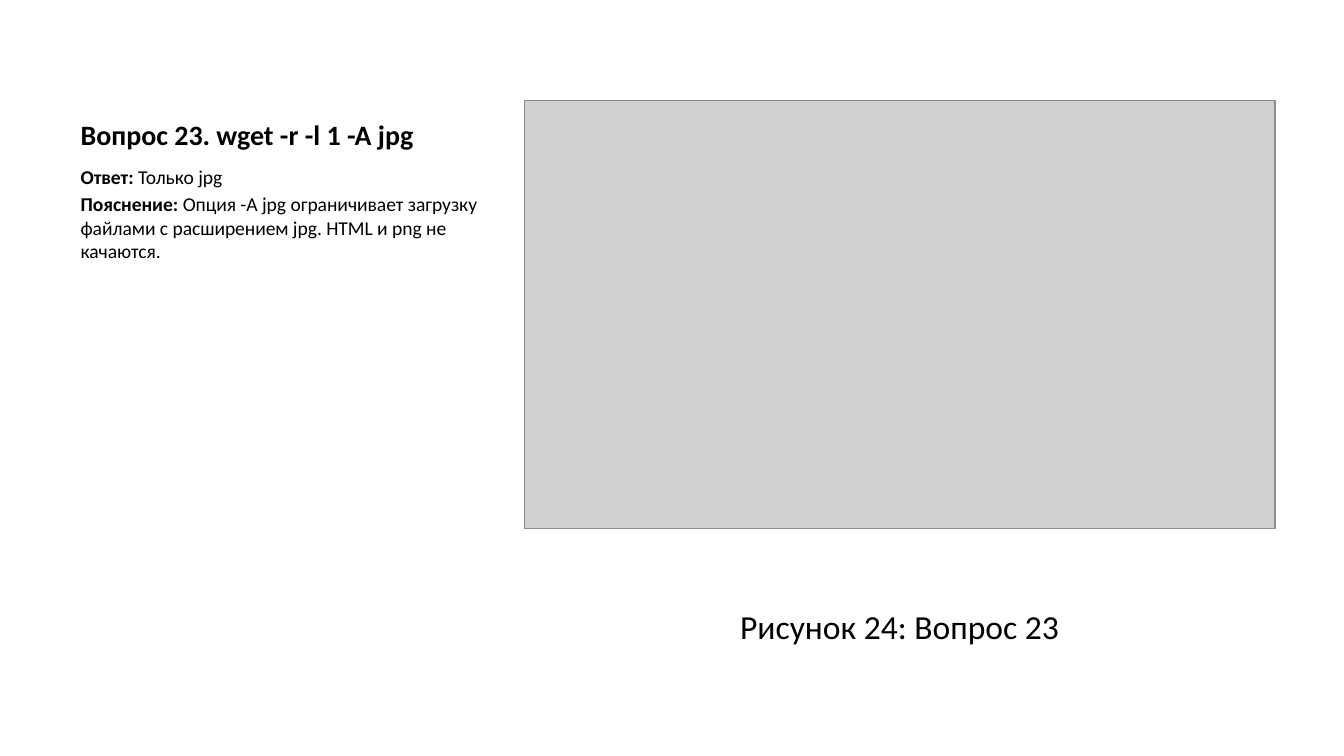
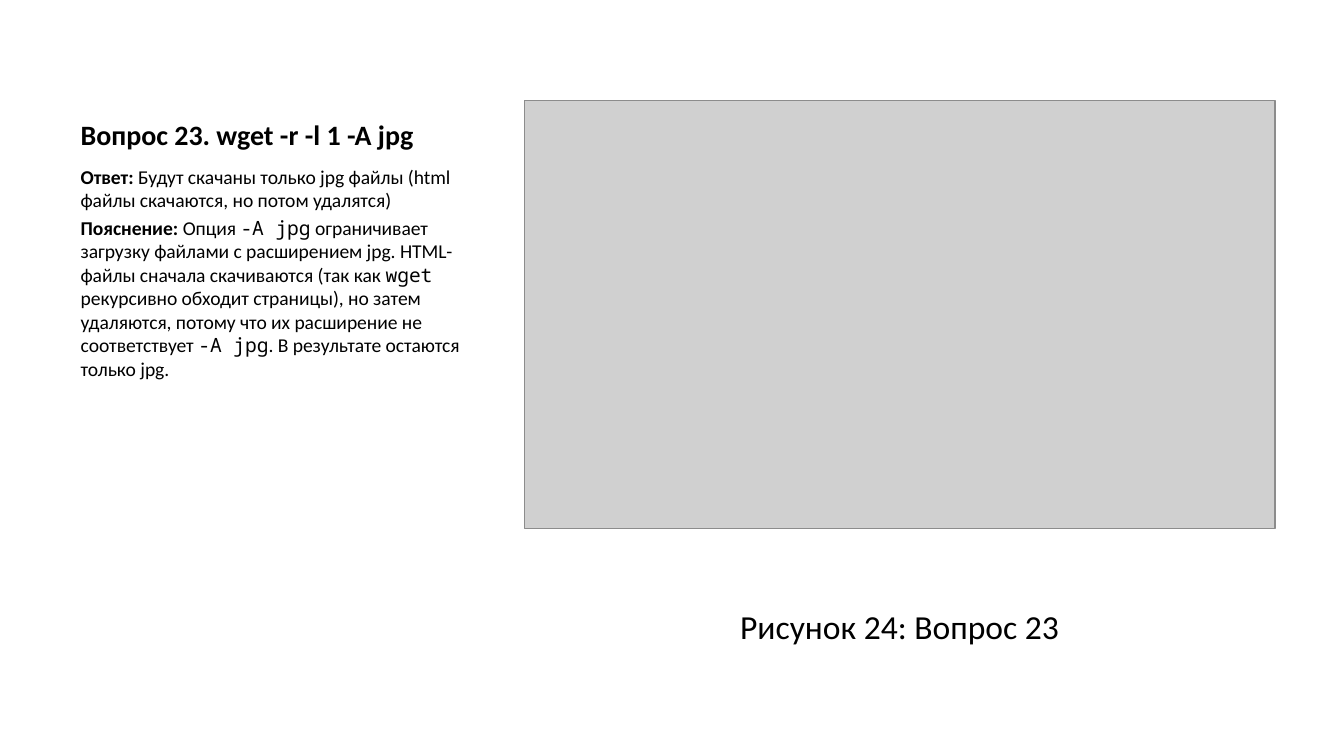
Before and after one commit to asivanova1/stepik-linux-course, a slide deck: slide 36 of stepik/razdel/01/presentation/output/presentation_stepik_1.pptx. Drawn at 1344x756 pixels with LibreOffice and Linux fonts; fonts in the diff are those of the drawing; grey boxes stand for pictures. Boxes give left, top, right and bottom in pixels: in the first picture for what was removed or moved away, otherwise in the second. Text is boxed around its words. In the diff, an @@ line names an element or a change of style, - is before the commit and + after.

```diff
--- a/stepik/razdel/01/presentation/output/presentation_stepik_1.pptx
+++ b/stepik/razdel/01/presentation/output/presentation_stepik_1.pptx
@@ text at [81, 170, 460, 380]: text changed @@
-Ответ: Только jpg
-Пояснение: Опция -A jpg ограничивает загрузку файлами с расширением jpg. HTML и png не качаются.
+Ответ: Будут скачаны только jpg файлы (html файлы скачаются, но потом удалятся)
+Пояснение: Опция -A jpg ограничивает загрузку файлами с расширением jpg. HTML-файлы сначала скачиваются (так как wget рекурсивно обходит страницы), но затем удаляются, потому что их расширение не соответствует -A jpg. В результате остаются только jpg.
```
Also in this commit, not shown: 2 other slides changed, 21 other files.
